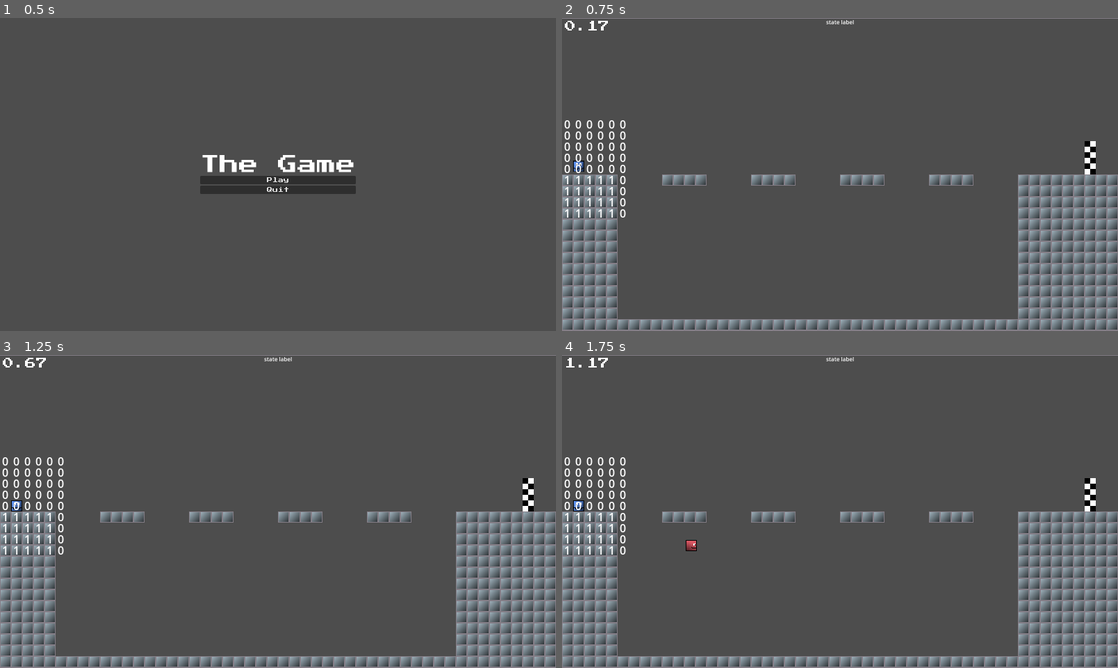
Above: before the commit, frames 1-4 (two rows, left to right).
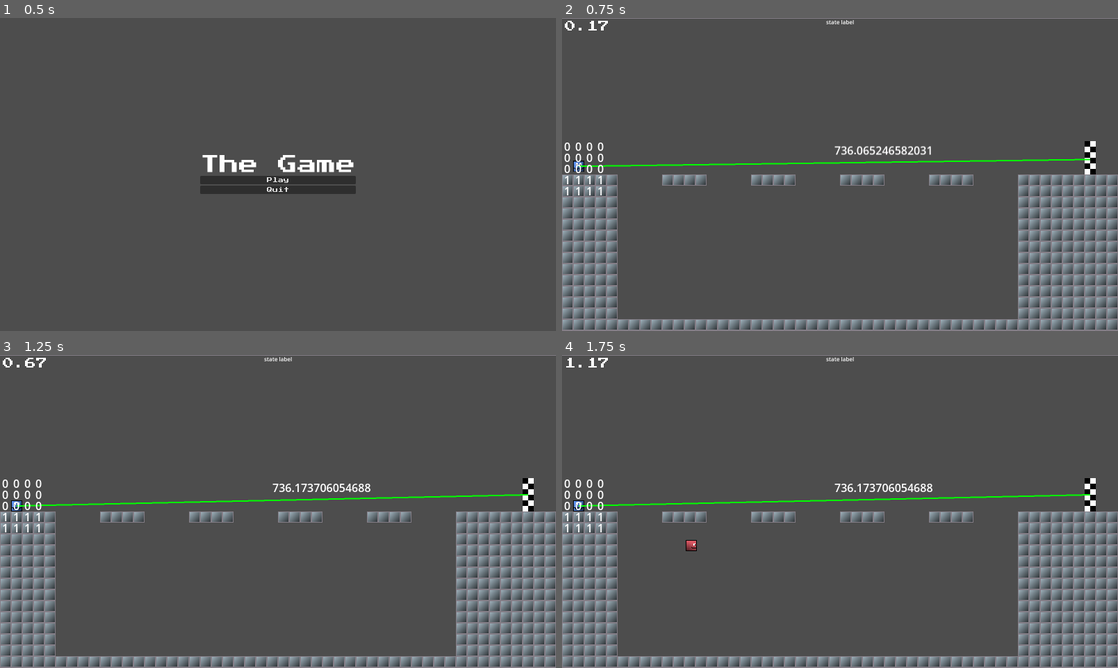
Above: after the commit, the same moments.

Repository: mdawso/dissertation
Game: Godot game, scene res://scenes/main.tscn
Two runs of this game, one before a commit and one after it. Both use one fixed random seed, a clock stepped at 60 frames per second and the inputs below.
Inputs:
- Up to frame 1 (0.5 s): no input
- Up to frame 2 (0.75 s): click "Play" at 0.5 s
- Up to frame 3 (1.25 s): no input
- Up to frame 4 (1.75 s): hold Right (right) from 1.28 s (still down); hold Shift (sprint) from 1.28 s (still down); tap Space (jump) at 1.52 s

Frame 1 is identical in both runs. In frame 2, 1.3% of the frame differs, in the area x 0-95%, y 32-64%; in frame 3, 1.2%; in frame 4, 1.2%.

Commit message:
added multiple json string per packet handling

Diff:
--- a/scenes/ai_player.tscn
+++ b/scenes/ai_player.tscn
@@ -21,6 +21,17 @@
 unique_name_in_owner = true
 target_position = Vector2(50, -50)
 
+[node name="DEBUG_FinishLineVector" type="Line2D" parent="FinishLineRaycast"]
+unique_name_in_owner = true
+points = PackedVector2Array(0, 0, 0, 0)
+width = 2.0
+
+[node name="DEBUG_FinishLineVectorLengthLabel" type="Label" parent="FinishLineRaycast/DEBUG_FinishLineVector"]
+unique_name_in_owner = true
+offset_right = 40.0
+offset_bottom = 23.0
+horizontal_alignment = 1
+
 [node name="DEBUG_VisibleTileLabels" type="Node2D" parent="."]
 unique_name_in_owner = true
 top_level = true
--- a/scripts/ai_player.gd
+++ b/scripts/ai_player.gd
@@ -7,12 +7,14 @@
 const SPEED = 300.0
 const JUMP_VELOCITY = -400.0
 
-const SIGHT_RANGE = 4
+const SIGHT_RANGE = 2
 
 const gatheringData = true # bool to toggle all data gathering for model, debug
 
 @onready var finish_line_raycast: RayCast2D = %FinishLineRaycast
 
+@onready var debug_finish_line_vector: Line2D = %DEBUG_FinishLineVector
+@onready var debug_finish_line_vector_length_label: Label = %DEBUG_FinishLineVectorLengthLabel
 @onready var debug_state_label: Label = %DEBUG_StateLabel
 @onready var debug_visible_tile_labels: Node2D = %DEBUG_VisibleTileLabels
 
@@ -77,7 +79,12 @@
 			finish_line_raycast.set_target_position(vecToFinishLine)
 			distToFinishLine = vecToFinishLine.length()
 			finishLineVisible = not finish_line_raycast.is_colliding()
-
+			if debug_finish_line_vector.visible:
+				debug_finish_line_vector.points[1] = vecToFinishLine
+				debug_finish_line_vector.default_color = Color.GREEN if finishLineVisible else Color.RED
+			if debug_finish_line_vector_length_label.visible:
+				debug_finish_line_vector_length_label.position = vecToFinishLine/2 + Vector2(0,-30)
+				debug_finish_line_vector_length_label.text = str(vecToFinishLine.length())
 
 		var gatheredDataDict = {"visibleTiles": visibleTiles, "distToFinishLine": distToFinishLine, "finishLineVisible": finishLineVisible}
 		dataToSend = JSON.stringify(gatheredDataDict)
@@ -92,11 +99,18 @@
 
 		var available_bytes = peer.get_available_bytes()
 		if available_bytes > 0:
+
 			var packetString = peer.get_string(available_bytes)
-			var data = JSON.parse_string(packetString)
 			print("Recieved data: " + packetString)
 
-			if data:
+			var splitStrings : Array = packetString.split("|",false) # this handles a case where multiple json strings are sent in one packet
+
+			if splitStrings.size() > 1:
+				print("Multiple json strngs detected!")
+
+			for s in splitStrings:
+
+				var data = JSON.parse_string(s)
 
 				if debug_state_label.visible:
 					debug_state_label.text = "direction : " + data.direction + "\n" + "jump : " + str(data.jump)
@@ -108,4 +122,7 @@
 				elif data.jump == true and is_on_floor():
 					velocity.y = JUMP_VELOCITY
 
-	move_and_slide()
+				move_and_slide()
+
+	if peer.get_status() != 2: # we still want to apply gravity if the ai is not connected
+		move_and_slide()
Not shown, changed: python/test_server.py
